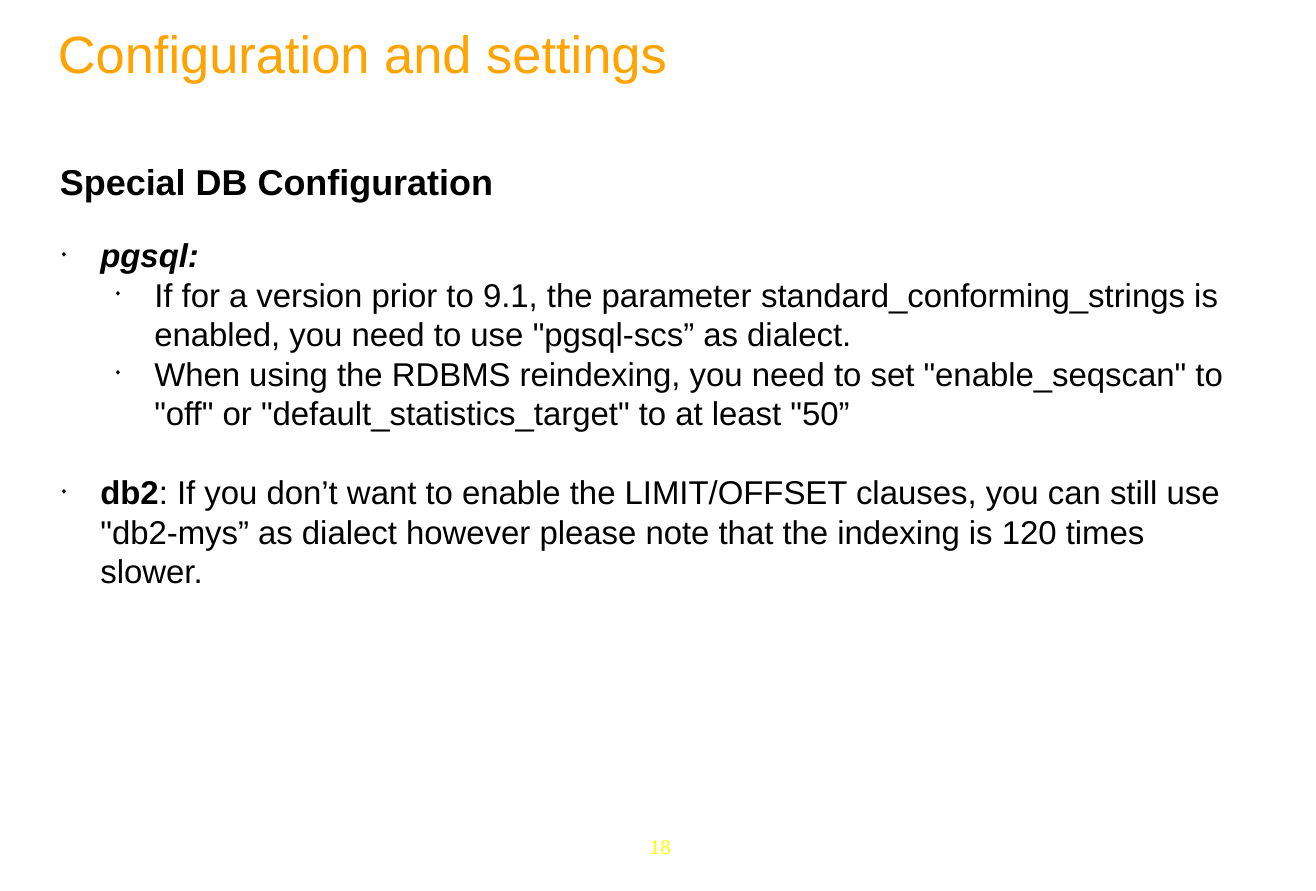
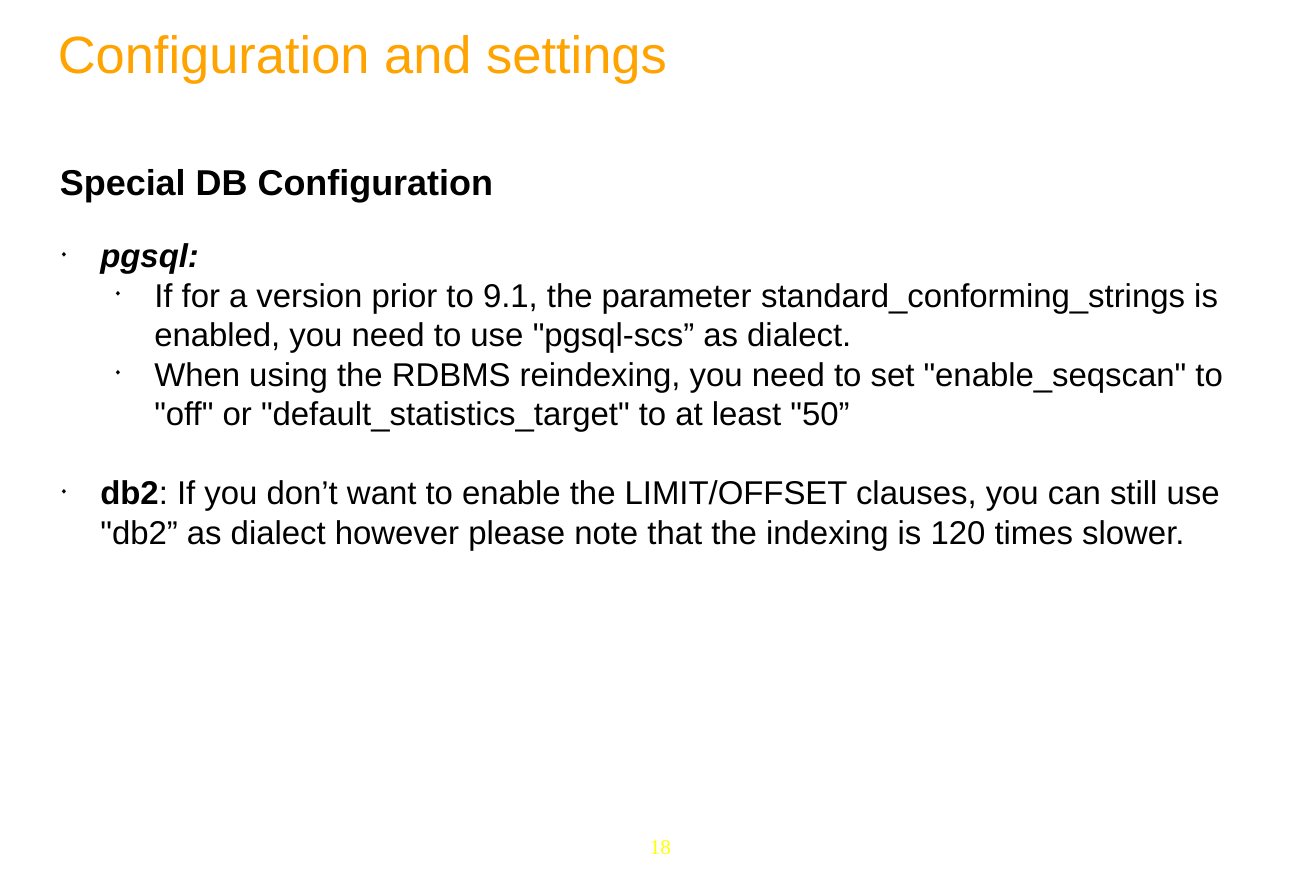
Before and after one commit to anhvurz90/training, a slide deck: slide 18 of JPP6-JCR/Day-4.pptx. Drawn at 1316x891 pixels with LibreOffice and Linux fonts; fonts in the diff are those of the drawing; background and template pictures are left out. Boxes give left, top, right and bottom in pixels: in the first picture for what was removed or moved away, otherwise in the second. Text is boxed around its words. In the diff, an @@ line names an element or a change of style, - is before the commit and + after.

```diff
--- a/JPP6-JCR/Day-4.pptx
+++ b/JPP6-JCR/Day-4.pptx
@@ text at box(100, 480, 1220, 550): text changed @@
-◆ db2: If you don’t want to enable the LIMIT/OFFSET clauses, you can still use "db2-mys” as dialect however please note that the indexing is 120 times slower.
+◆ db2: If you don’t want to enable the LIMIT/OFFSET clauses, you can still use "db2” as dialect however please note that the indexing is 120 times slower.
```
Also in this commit, not shown: 3 other slides changed.
